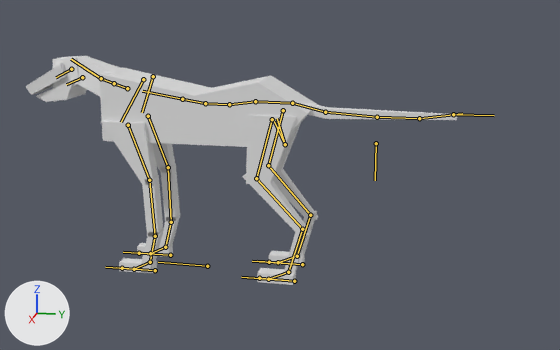
Two versions of the glTF model assets/models/dogsmall.glb, one commit apart.
Rendered twice from a 50 mm lens placed at (3.36, 1.02, 1.3), pointed at (-0.02, 0.35, 0.46). Every picture has the same lights, and +X, +Y and +Z are marked at lower left. The bones that bend it are drawn over the model as lines.
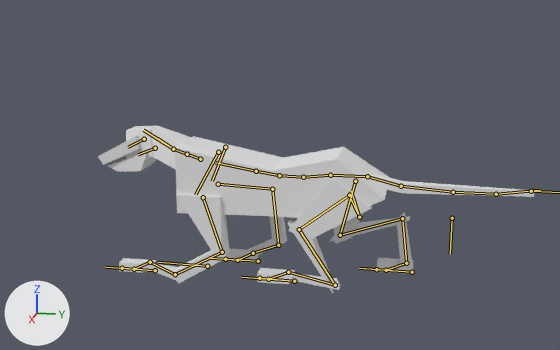
The newer file adds an action. The first version stands in its rest pose; the second is drawn at frame 5 of the action 'hit'.

Pixel boxes [x1, y1, x2, y2] of what changed, in the pictures (560 x 350 px):
'Cube.004', posed: before [99, 68, 317, 147]; after [175, 136, 389, 218]
'Cube.005', posed: before [246, 115, 301, 185]; after [288, 177, 372, 244]
'Cube.003', posed: before [101, 121, 175, 185]; after [176, 193, 230, 261]
'Cube.013', posed: before [302, 102, 457, 120]; after [370, 174, 535, 197]
'Cube.002', posed: before [142, 164, 180, 237]; after [174, 216, 287, 283]
'Cube.006', posed (61% wider, 16% taller): before [242, 169, 318, 235]; after [287, 216, 410, 293]
'Cube.009', posed (7% taller): before [74, 56, 131, 96]; after [148, 126, 203, 169]
'Cube.008', posed (271% wider, 18% taller): before [283, 211, 317, 277]; after [283, 212, 412, 290]
'Cube.001', posed (248% wider, 19% shorter): before [140, 213, 181, 270]; after [142, 236, 287, 282]
'Cube.007', posed (220% wider, 23% shorter): before [257, 251, 305, 285]; after [257, 258, 413, 284]
'Cube.012', posed: before [36, 79, 87, 102]; after [108, 152, 156, 172]
'Cube.011', posed: before [26, 63, 67, 95]; after [98, 135, 141, 165]
'Cube.010', posed: before [52, 56, 84, 102]; after [126, 126, 157, 172]
'Cube', posed (155% wider, 19% shorter): before [119, 243, 173, 273]; after [119, 249, 258, 273]
bone 'spine.004', root to tip: before (292, 103) to (255, 101); after (367, 176) to (330, 175)
bone 'front_thigh.L', root to tip: before (128, 125) to (149, 180); after (203, 197) to (222, 252)
bone 'front_shin.L', root to tip: before (149, 180) to (155, 236); after (222, 252) to (175, 274)
bone 'front_foot.L', root to tip: before (155, 236) to (150, 262); after (175, 274) to (150, 262)
bone 'front_thigh.R', root to tip: before (148, 116) to (168, 167); after (218, 184) to (272, 189)
bone 'front_shin.R', root to tip: before (168, 167) to (171, 222); after (272, 189) to (278, 245)
bone 'front_foot.R', root to tip: before (171, 222) to (165, 247); after (278, 245) to (253, 253)
bone 'front_toe.R', root to tip: before (165, 247) to (150, 253); after (253, 253) to (237, 260)
bone 'thigh.L', root to tip: before (272, 119) to (256, 178); after (349, 195) to (299, 229)
bone 'shin.L', root to tip: before (256, 178) to (302, 229); after (299, 229) to (335, 285)
bone 'foot.L', root to tip: before (302, 229) to (288, 272); after (335, 285) to (288, 272)
bone 'shin.R', root to tip: before (268, 165) to (310, 215); after (340, 235) to (402, 218)
bone 'foot.R', root to tip: before (310, 215) to (297, 256); after (402, 218) to (406, 263)
bone 'toe.R', root to tip: before (297, 256) to (278, 262); after (406, 263) to (386, 270)

Edits to the bpy script that builds the scene:
```text
Change bone_spine_004:
    where bone_spine_004 = bpy.data.objects['metarig'].pose.bones['spine.004']  # child of 'root'
    bone_spine_004.location: (0.0, 0.0, 0.0) -> (0.0, -0.34, 0.319)
Change bone_front_thigh_l:
    where bone_front_thigh_l = bpy.data.objects['metarig'].pose.bones['front_thigh.L']  # child of 'shoulder.L'
    bone_front_thigh_l.rotation_quaternion: (1.0, 0.0, 0.0, 0.0) -> (1.0, -0.01, -0.005, -0.008)  # degrees (0, 0, 0) -> degrees (-1, -1, -1)
Change bone_front_shin_l:
    where bone_front_shin_l = bpy.data.objects['metarig'].pose.bones['front_shin.L']  # child of 'front_thigh.L'
    bone_front_shin_l.rotation_quaternion: (1.0, 0.0, 0.0, 0.0) -> (0.861, -0.505, 0.01, 0.053)  # degrees (0, 0, 0) -> degrees (-61, 4, 5)
Change bone_front_foot_l:
    where bone_front_foot_l = bpy.data.objects['metarig'].pose.bones['front_foot.L']  # child of 'front_shin.L'
    bone_front_foot_l.rotation_quaternion: (1.0, 0.0, 0.0, 0.0) -> (0.944, -0.33, 0.001, -0.002)  # degrees (0, 0, 0) -> degrees (-39, 0, 0)
Change bone_front_toe_l:
    where bone_front_toe_l = bpy.data.objects['metarig'].pose.bones['front_toe.L']  # child of 'front_foot.L'
    bone_front_toe_l.rotation_quaternion: (1.0, 0.0, 0.0, 0.0) -> (0.638, -0.769, 0.031, -0.013)  # degrees (0, 0, 0) -> degrees (-101, 1, -4)
Change bone_front_thigh_r:
    where bone_front_thigh_r = bpy.data.objects['metarig'].pose.bones['front_thigh.R']  # child of 'shoulder.R'
    bone_front_thigh_r.rotation_quaternion: (1.0, 0.0, 0.0, 0.0) -> (0.836, 0.546, -0.016, 0.041)  # degrees (0, 0, 0) -> degrees (66, -4, 3)
Change bone_front_shin_r:
    where bone_front_shin_r = bpy.data.objects['metarig'].pose.bones['front_shin.R']  # child of 'front_thigh.R'
    bone_front_shin_r.rotation_quaternion: (1.0, 0.0, 0.0, 0.0) -> (0.86, -0.503, -0.017, -0.089)  # degrees (0, 0, 0) -> degrees (-60, -7, -8)
Change bone_front_foot_r:
    where bone_front_foot_r = bpy.data.objects['metarig'].pose.bones['front_foot.R']  # child of 'front_shin.R'
    bone_front_foot_r.rotation_quaternion: (1.0, 0.0, 0.0, 0.0) -> (0.861, -0.508, -0.002, -0.002)  # degrees (0, 0, 0) -> degrees (-61, 0, 0)
Change bone_front_toe_r:
    where bone_front_toe_r = bpy.data.objects['metarig'].pose.bones['front_toe.R']  # child of 'front_foot.R'
    bone_front_toe_r.rotation_quaternion: (1.0, 0.0, 0.0, 0.0) -> (0.884, -0.465, -0.046, 0.011)  # degrees (0, 0, 0) -> degrees (-56, -4, 4)
Change bone_thigh_l:
    where bone_thigh_l = bpy.data.objects['metarig'].pose.bones['thigh.L']  # child of 'spine.005'
    bone_thigh_l.rotation_quaternion: (1.0, 0.0, 0.0, 0.0) -> (0.946, -0.323, -0.009, -0.011)  # degrees (0, 0, 0) -> degrees (-38, -1, -1)
Change bone_shin_l:
    where bone_shin_l = bpy.data.objects['metarig'].pose.bones['shin.L']  # child of 'thigh.L'
    bone_shin_l.rotation_quaternion: (1.0, 0.0, 0.0, 0.0) -> (0.972, 0.233, 0.015, 0.025)  # degrees (0, 0, 0) -> degrees (27, 1, 3)
Change bone_foot_l:
    where bone_foot_l = bpy.data.objects['metarig'].pose.bones['foot.L']  # child of 'shin.L'
    bone_foot_l.rotation_quaternion: (1.0, 0.0, 0.0, 0.0) -> (0.793, -0.61, 0.002, -0.01)  # degrees (0, 0, 0) -> degrees (-75, -1, -1)
Change bone_toe_l:
    where bone_toe_l = bpy.data.objects['metarig'].pose.bones['toe.L']  # child of 'foot.L'
    bone_toe_l.rotation_quaternion: (1.0, 0.0, 0.0, 0.0) -> (0.732, -0.681, 0.024, -0.017)  # degrees (0, 0, 0) -> degrees (-86, 1, -3)
Change bone_shin_r:
    where bone_shin_r = bpy.data.objects['metarig'].pose.bones['shin.R']  # child of 'thigh.R'
    bone_shin_r.rotation_quaternion: (1.0, 0.0, 0.0, 0.0) -> (0.837, 0.547, -0.006, -0.014)  # degrees (0, 0, 0) -> degrees (66, 0, -2)
Change bone_foot_r:
    where bone_foot_r = bpy.data.objects['metarig'].pose.bones['foot.R']  # child of 'shin.R'
    bone_foot_r.rotation_quaternion: (1.0, 0.0, 0.0, 0.0) -> (0.931, -0.365, 0.0, 0.01)  # degrees (0, 0, 0) -> degrees (-43, 0, 1)
Change bone_toe_r:
    where bone_toe_r = bpy.data.objects['metarig'].pose.bones['toe.R']  # child of 'foot.R'
    bone_toe_r.rotation_quaternion: (1.0, 0.0, 0.0, 0.0) -> (0.978, 0.209, -0.013, -0.007)  # degrees (0, 0, 0) -> degrees (24, -1, -1)
```
